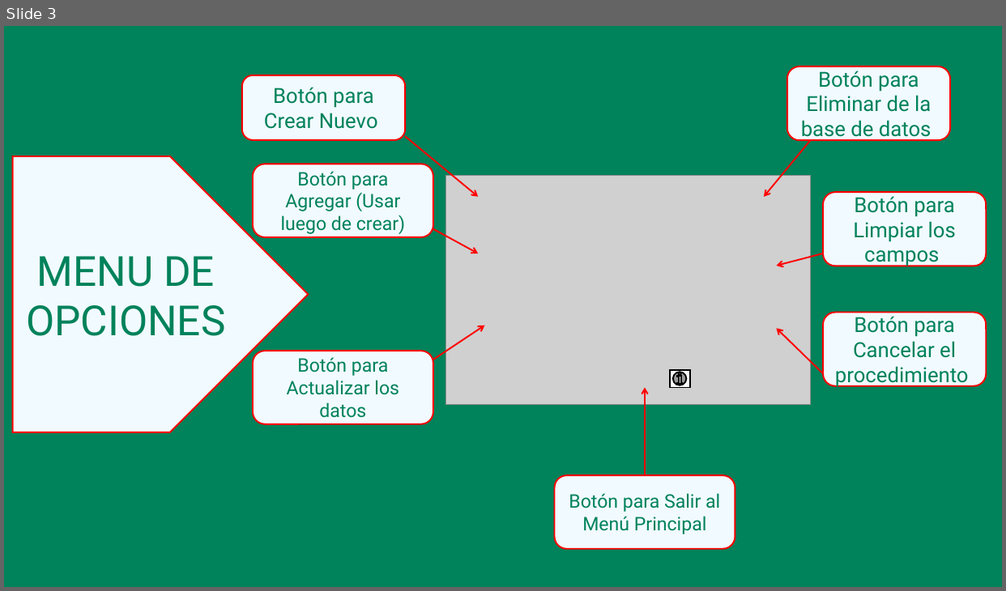
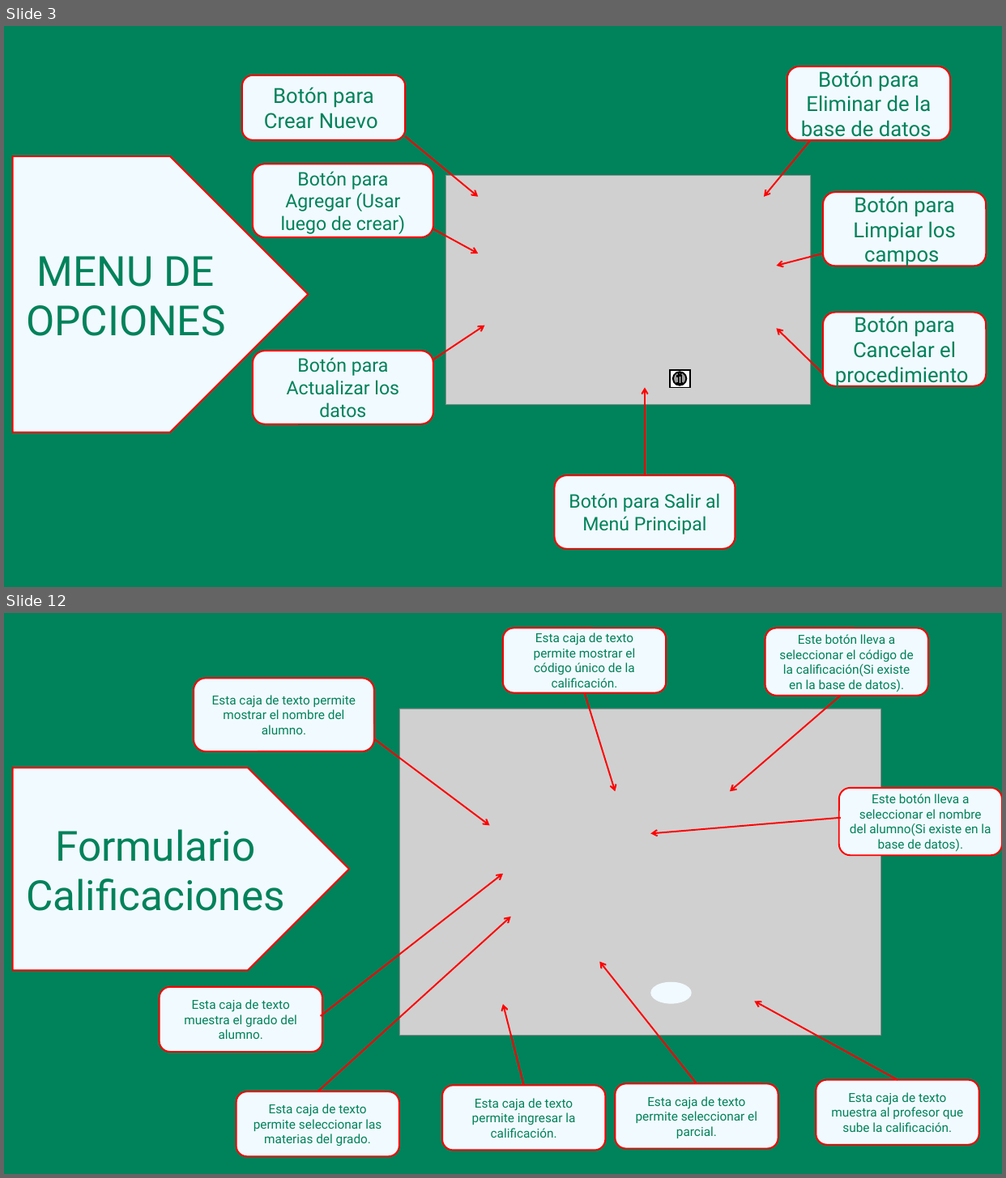
Before and after one commit to SamuelMedina07/ProyectoColegioSala1, a slide deck: ManualUsuario.pptx. Shown one above the other, each under a label of ours: slide 3 before the commit, slides 3 and 12 after it; the slides between them are not shown. The pictures are 1006x591 and 1006x1178 pixels, drawn with LibreOffice and Linux fonts; fonts in the diff are those of the drawing; grey boxes stand for pictures. Boxes give left, top, right and bottom in pixels: in the first picture for what was removed or moved away, otherwise in the second. Text is boxed around its words. In the diff, an @@ line names an element or a change of style, - is before the commit and + after.

```diff
--- a/ManualUsuario.pptx
+++ b/ManualUsuario.pptx
@@ slide 12 added at bbox=[4, 613, 1002, 1174], background #00825A @@
@@ rounded rectangle added at bbox=[503, 628, 667, 693], fill #F1FAFF, outline #FF0000 1.5 pt, 12 pt, text #00825A @@
+Esta caja de texto permite mostrar el código único de la calificación.
@@ rounded rectangle added at bbox=[765, 628, 928, 696], fill #F1FAFF, outline #FF0000 1.5 pt, 12 pt, text #00825A @@
+Este botón lleva a seleccionar el código de la calificación(Si existe en la base de datos).
@@ rounded rectangle added at bbox=[194, 678, 374, 752], fill #F1FAFF, outline #FF0000 1.5 pt, 12 pt, text #00825A @@
+Esta caja de texto permite mostrar el nombre del alumno.
@@ picture added at bbox=[400, 709, 880, 1036] @@
@@ arrow added from (585, 693) to (615, 791), #FF0000 1.5 pt @@
@@ arrow added from (841, 696) to (731, 791), #FF0000 1.5 pt @@
@@ arrow added from (374, 739) to (490, 825), #FF0000 1.5 pt @@
@@ pentagon arrow added at bbox=[12, 768, 349, 971], fill #F1FAFF, outline #FF0000 1.5 pt, 40 pt, text #00825A @@
+Formulario Calificaciones
@@ rounded rectangle added at bbox=[839, 788, 1002, 855], fill #F1FAFF, outline #FF0000 1.5 pt, 12 pt, text #00825A @@
+Este botón lleva a seleccionar el nombre del alumno(Si existe en la base de datos).
@@ arrow added from (841, 818) to (651, 834), #FF0000 1.5 pt @@
@@ arrow added from (321, 1016) to (503, 874), #FF0000 1.5 pt @@
@@ arrow added from (317, 1093) to (511, 917), #FF0000 1.5 pt @@
@@ arrow added from (697, 1084) to (600, 962), #FF0000 1.5 pt @@
@@ rounded rectangle added at bbox=[159, 987, 322, 1053], fill #F1FAFF, outline #FF0000 1.5 pt, 12 pt, text #00825A @@
+Esta caja de texto muestra el grado del alumno.
@@ ellipse added at bbox=[651, 982, 692, 1003], fill #F1FAFF @@
@@ arrow added from (524, 1085) to (503, 1004), #FF0000 1.5 pt @@
@@ arrow added from (898, 1080) to (755, 1002), #FF0000 1.5 pt @@
@@ rounded rectangle added at bbox=[236, 1093, 399, 1157], fill #F1FAFF, outline #FF0000 1.5 pt, 12 pt, text #00825A @@
+Esta caja de texto permite seleccionar las materias del grado.
@@ rounded rectangle added at bbox=[443, 1085, 606, 1151], fill #F1FAFF, outline #FF0000 1.5 pt, 12 pt, text #00825A @@
+Esta caja de texto permite ingresar la calificación.
@@ rounded rectangle added at bbox=[615, 1084, 778, 1149], fill #F1FAFF, outline #FF0000 1.5 pt, 12 pt, text #00825A @@
+Esta caja de texto permite seleccionar el parcial.
@@ rounded rectangle added at bbox=[816, 1080, 979, 1145], fill #F1FAFF, outline #FF0000 1.5 pt, 12 pt, text #00825A @@
+Esta caja de texto muestra al profesor que sube la calificación.
```
Also in this commit, not shown: 1 slide changed, 8 other slides added.
